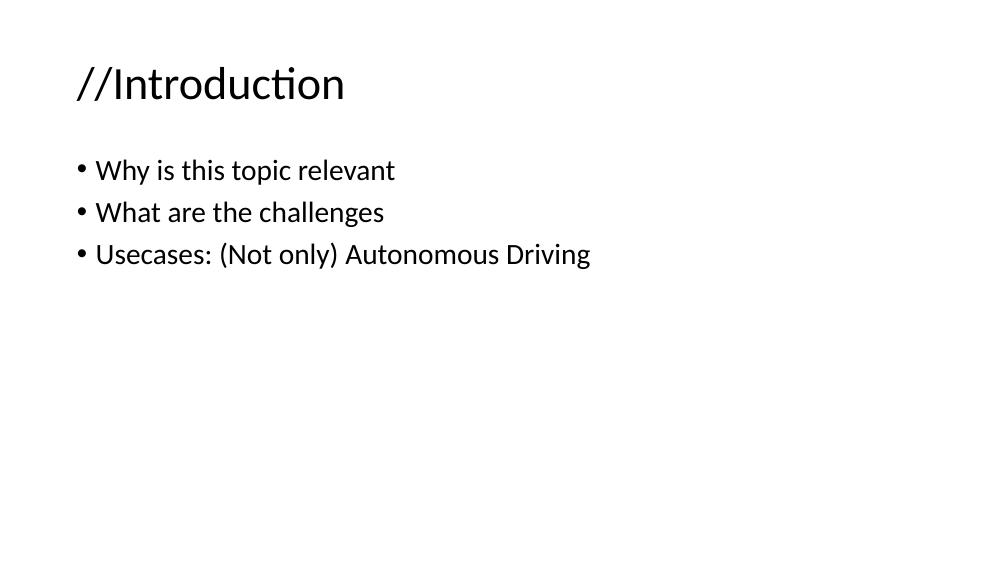
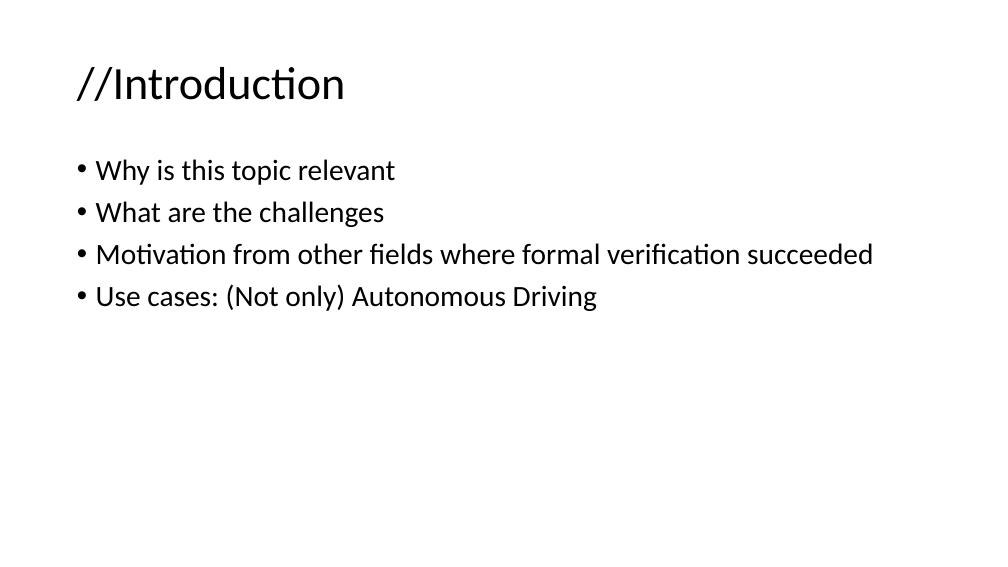
Before and after one commit to filipre/formal-verification-rl, a slide deck: slide 3 of presentation.pptx. Drawn at 1008x567 pixels with LibreOffice and Linux fonts; fonts in the diff are those of the drawing. Boxes give left, top, right and bottom in pixels: in the first picture for what was removed or moved away, otherwise in the second. Text is boxed around its words. In the diff, an @@ line names an element or a change of style, - is before the commit and + after.

```diff
--- a/presentation.pptx
+++ b/presentation.pptx
@@ text at box(96, 243, 873, 311): text changed @@
-• Usecases: (Not only) Autonomous Driving
+• Motivation from other fields where formal verification succeeded
+• Use cases: (Not only) Autonomous Driving
```
Also in this commit, not shown: 3 other slides changed, 4 slides added, 1 slide removed.
